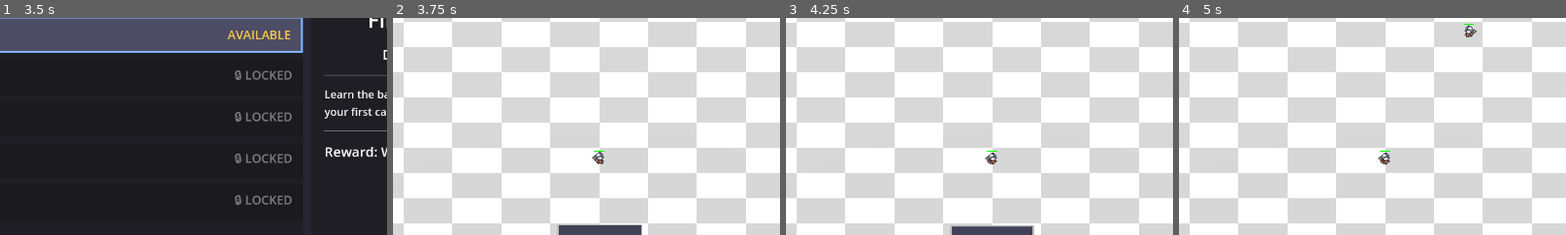
Above: before the commit, frames 1-4 (left to right).
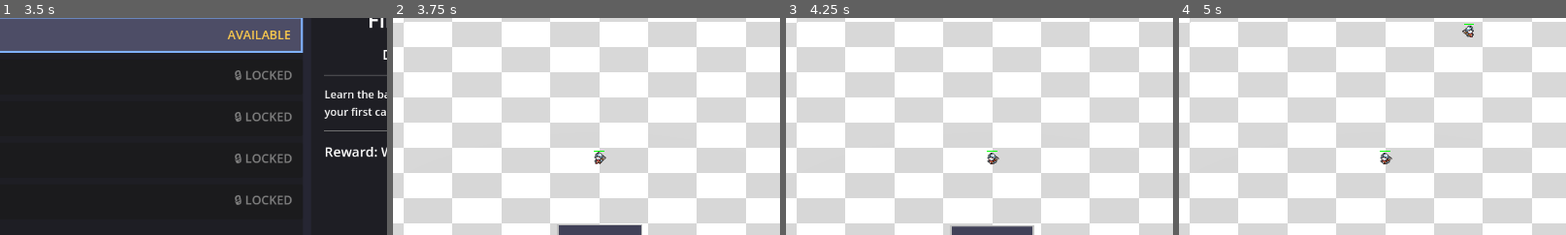
Above: after the commit, the same moments.

Repository: amari-charles/project-summoner
Game: Godot game, scene res://scenes/ui/main_menu.tscn
Same seed, same stepped clock (60 frames per second), same inputs: the game is played once before the commit and once after it.
Inputs (mouse positions are % of the whole screen's width and height, from its top left):
- Up to frame 1 (3.5 s): click "PLAY" at 0.5 s; click "SELECT" at 1.25 s; click "CHOOSE WARRIOR" at 2 s; click (32, 26) at 2.75 s
- Up to frame 2 (3.75 s): click "START BATTLE" at 3.5 s
- Up to frame 3 (4.25 s): no input
- Up to frame 4 (5 s): tap Enter at 4.25 s; drag from (50, 83) to (60, 28) at 4.27 s
The pictures show only the part of the screen within x 23-73%, y 23-73%; the shares and areas given below are measured in that part.

Frame 1 is identical in both runs. In frame 2, 0.1% of the frame differs, in the area x 51-56%, y 61-68%; in frame 3, 0.1%; in frame 4, 0.2%, in the area x 51-77%, y 3-68%.

Commit message:
Fix facing to use Z-axis (correct battlefield axis)
**Problem:** Units walked backwards because we checked the wrong axis for
facing direction. We were checking X-axis, but bases run along Z-axis!

**Battlefield Layout:**
- Player base: Z = -29 (negative Z)
- Enemy base: Z = 29 (positive Z)
- Units move along Z-axis between bases

**Solution:** Changed facing check from `direction.x < 0` to `direction.z < 0`

**Result:**
- Player units facing enemy base (positive Z): face right ✓
- Enemy units facing player base (negative Z): face left ✓
- Units face the direction they're actually moving ✓
- No more walking backwards ✓

🤖 Generated with [Claude Code](https://claude.com/claude-code)

Co-Authored-By: Claude <noreply@anthropic.com>

Diff:
--- a/scripts/units/unit_3d.gd
+++ b/scripts/units/unit_3d.gd
@@ -151,8 +151,8 @@
 	if not visual_component or not visual_component.has_method("set_flip_h"):
 		return
 
-	# Face left if direction has negative X component
-	var should_face_left = direction.x < 0
+	# Face left if direction has negative Z component (towards player base)
+	var should_face_left = direction.z < 0
 
 	# Only flip if facing changed (avoid redundant calls)
 	if should_face_left != is_facing_left:
